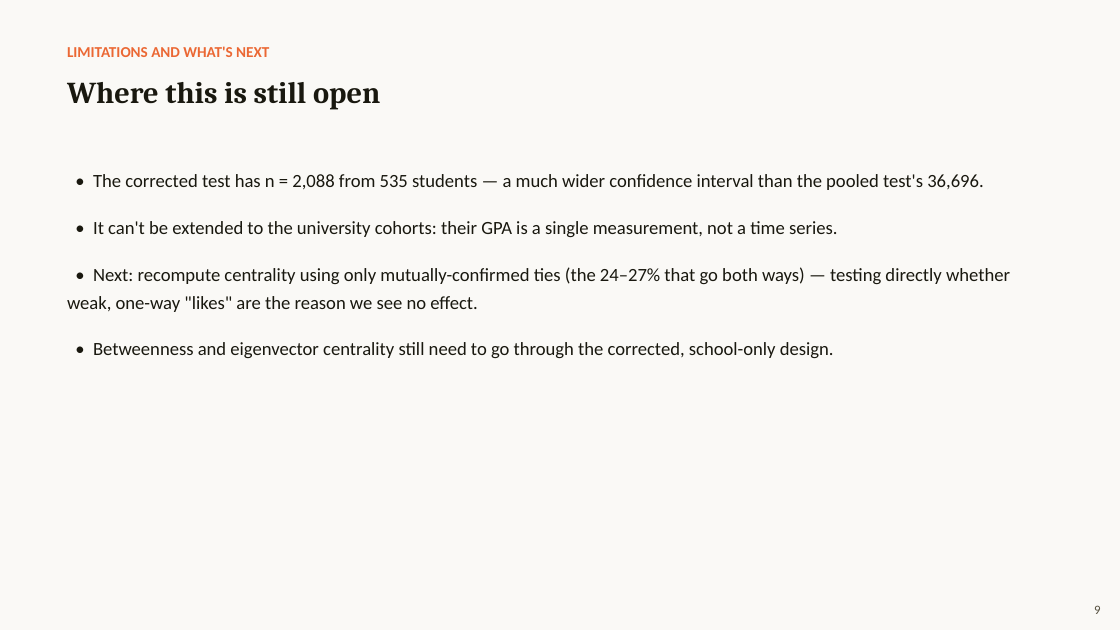
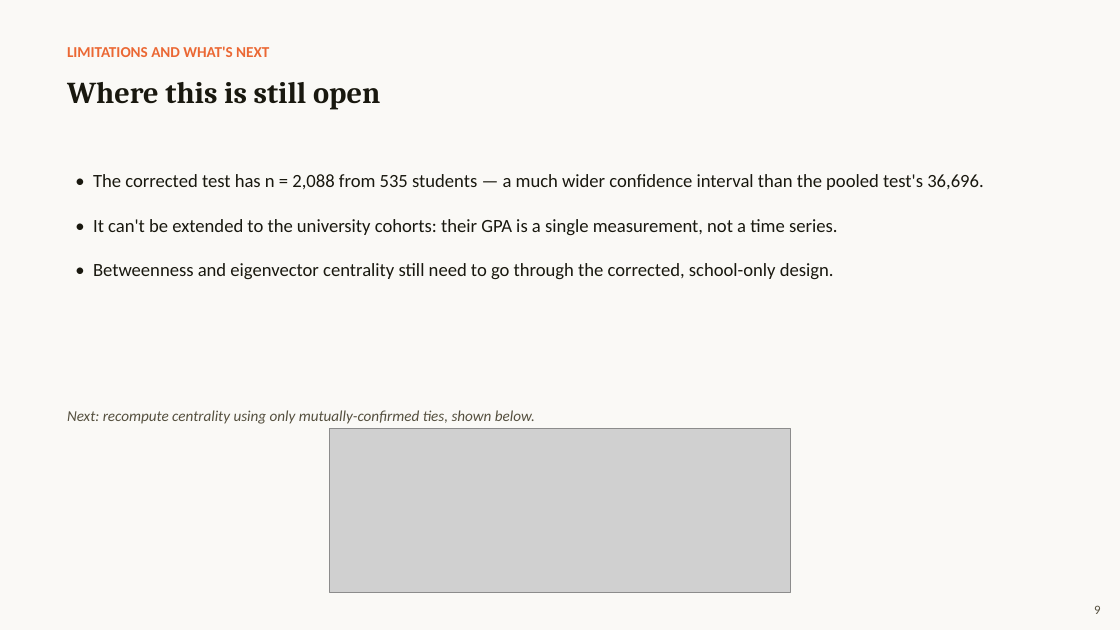
Before and after one commit to TingyingHuang/ECC3841-network-position-and-academic-performance, a slide deck: slide 9 of slides/Presentation2.pptx. Drawn at 1120x630 pixels with LibreOffice and Linux fonts; fonts in the diff are those of the drawing; grey boxes stand for pictures. Boxes give left, top, right and bottom in pixels: in the first picture for what was removed or moved away, otherwise in the second. Text is boxed around its words. In the diff, an @@ line names an element or a change of style, - is before the commit and + after.

```diff
--- a/slides/Presentation2.pptx
+++ b/slides/Presentation2.pptx
@@ text "• The corrected test has ..." at [93,174,983,279]: less space between paragraphs @@
@@ text at [67,267,1010,312]: paragraph removed @@
-• Next: recompute centrality using only mutually-confirmed ties (the 24–27% that go both ways) — testing directly whether weak, one-way "likes" are the reason we see no effect.
@@ text added at [67,410,535,424], 13 pt, text #55503F, italic @@
+Next: recompute centrality using only mutually-confirmed ties, shown below.
@@ picture added at [329,429,790,592] @@
```
Also in this commit, not shown: 2 other slides changed, 5 other files.
